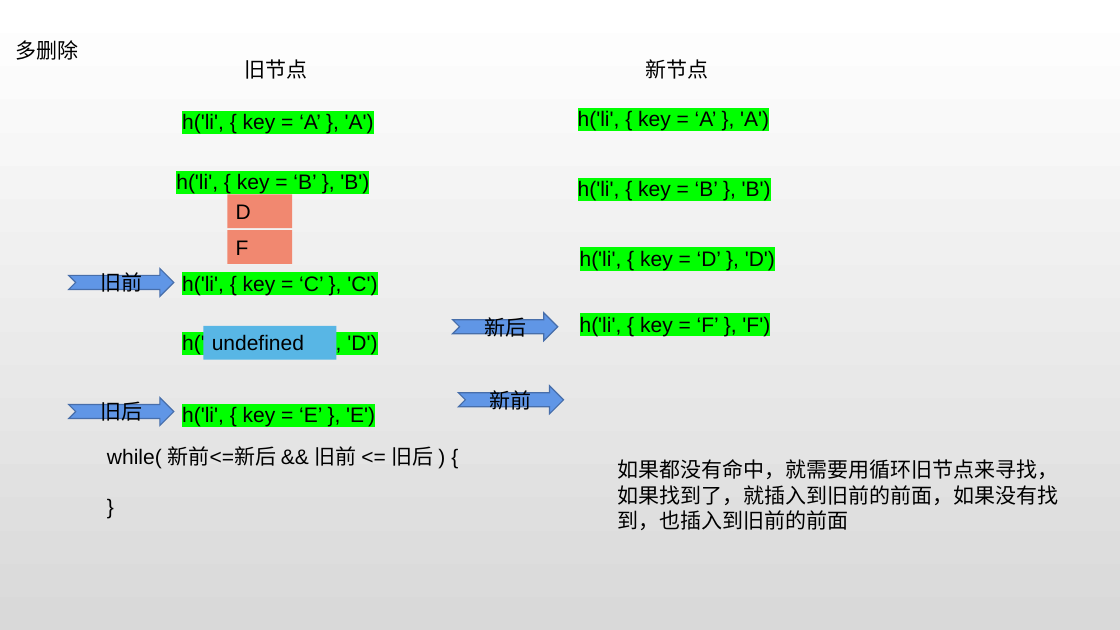
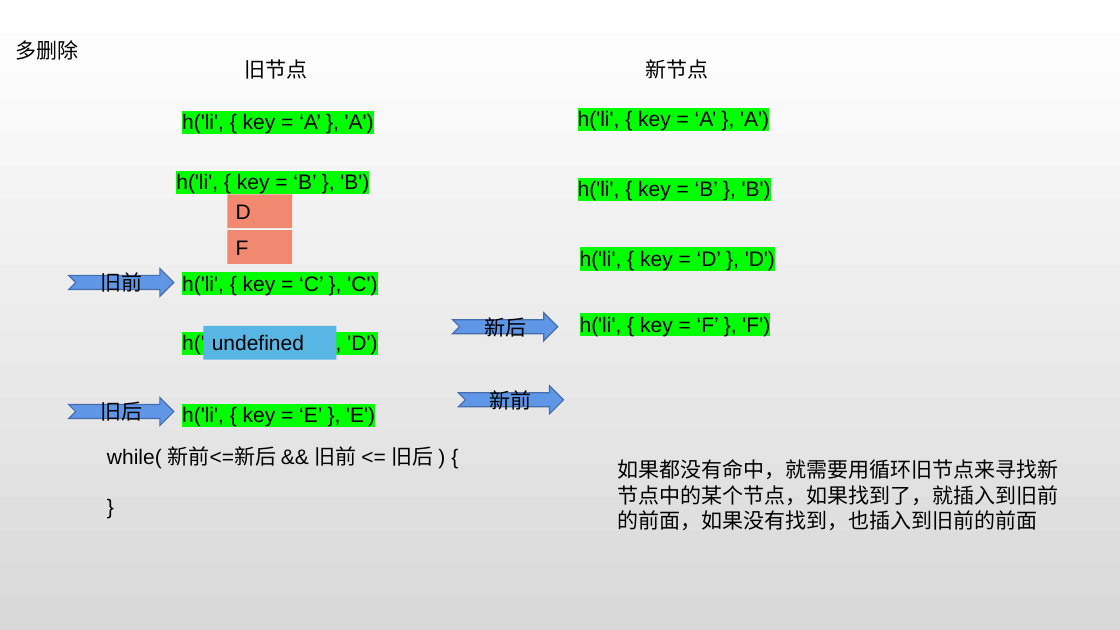
Before and after one commit to 1228xinyu/myWork, a slide deck: slide 3 of vue/vDom/diff算法.pptx. Drawn at 1120x630 pixels with LibreOffice and Linux fonts; fonts in the diff are those of the drawing. Boxes give left, top, right and bottom in pixels: in the first picture for what was removed or moved away, otherwise in the second. Text is boxed around its words. In the diff, an @@ line names an element or a change of style, - is before the commit and + after.

```diff
--- a/vue/vDom/diff算法.pptx
+++ b/vue/vDom/diff算法.pptx
@@ text at <box>618,459,1059,530</box>: text changed @@
-如果都没有命中，就需要用循环旧节点来寻找，如果找到了，就插入到旧前的前面，如果没有找到，也插入到旧前的前面
+如果都没有命中，就需要用循环旧节点来寻找新节点中的某个节点，如果找到了，就插入到旧前的前面，如果没有找到，也插入到旧前的前面
```
Also in this commit, not shown: 1 other slide changed, 13 other files.
